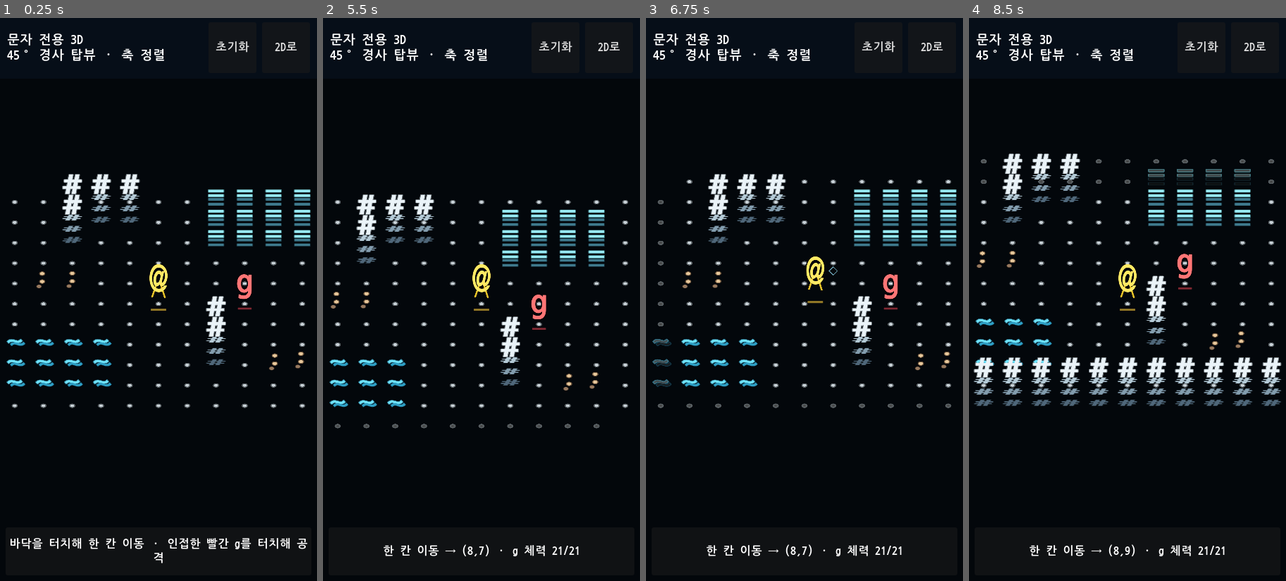
Above: before the commit, frames 1-4 (left to right).
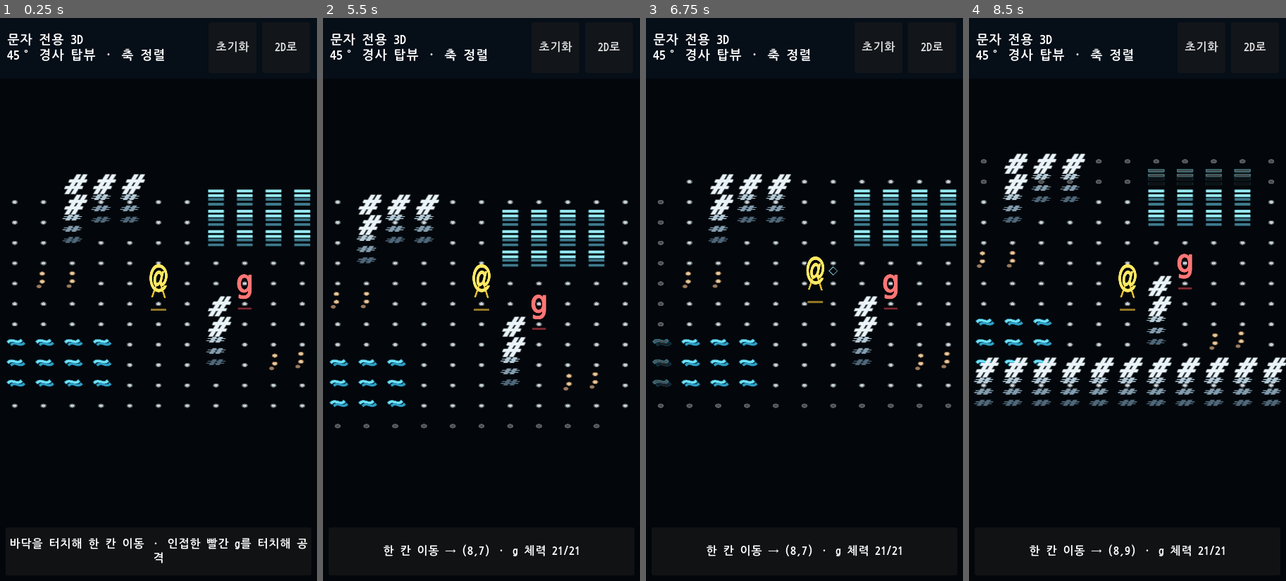
Above: after the commit, the same moments.

Repository: jinha1226/PROJ_S
Game: Godot game, scene res://playtest/ascii_3d_lab.tscn
Two runs of this game, one before a commit and one after it. Both use one fixed random seed, a clock stepped at 60 frames per second and the inputs below. This scene is started directly instead of the project's main scene.
Inputs (mouse positions are in pixels of both pictures, inside the frame that each line leads up to):
- Up to frame 1 (0.25 s): no input
- Up to frame 2 (5.5 s): click "초기화" at 0.5 s; click "2D로" at 1.25 s; click "초기화" at 2 s; click "2D로" at 2.75 s; click "초기화" at 3.5 s; click "2D로" at 4.25 s; tap Enter at 5 s; move the mouse to (551, 271) at 5.02 s; click (551, 271) at 5.17 s
- Up to frame 3 (6.75 s): tap Space at 5.75 s; drag from (741, 327) to (788, 412) at 5.77 s; tap Enter at 6.5 s; move the mouse to (836, 175) at 6.52 s; click (836, 175) at 6.67 s
- Up to frame 4 (8.5 s): tap Space at 7.25 s; drag from (1111, 412) to (1032, 215) at 7.27 s; tap Enter at 8 s; move the mouse to (1222, 383) at 8.02 s; click (1222, 383) at 8.17 s

The runs differ from the first frame. In frame 1, 0.8% of the frame differs, in the area x 19-74%, y 27-57%; in frame 2, 0.8%; in frame 3, 0.8%; in frame 4, 2.2%, in the area x 1-100%, y 24-64%.

Commit message:
Shear ASCII wall tops for depth

Diff:
--- a/playtest/ascii_3d_lab.gd
+++ b/playtest/ascii_3d_lab.gd
@@ -18,6 +18,7 @@
 const TERRAIN_WORLD_WIDTH:=0.76
 const WALL_WORLD_WIDTH:=0.90
 const ACTOR_WORLD_WIDTH:=0.92
+const WALL_TOP_SLANT:=0.30
 
 var viewport_container:SubViewportContainer
 var input_catcher:Control
@@ -28,6 +29,7 @@
 var tile_nodes:Dictionary={}
 var tile_glyphs:Dictionary={}
 var tile_glyph_layers:Dictionary={}
+var wall_top_font:FontVariation
 var hero_root:Node3D
 var enemy_root:Node3D
 var enemy_glyph:Label3D
@@ -130,8 +132,10 @@
 	var top_width:=FLOOR_WORLD_WIDTH if terrain=="floor" else (WALL_WORLD_WIDTH if terrain=="wall" else TERRAIN_WORLD_WIDTH)
 	var top_font_size:=WALL_FONT_SIZE if terrain=="wall" else TERRAIN_TOP_FONT_SIZE
 	var top_outline:int={"floor":24,"metal":10,"water":12,"rubble":16,"wall":10}[terrain]
+	var top_font:Font=_get_wall_top_font() if terrain=="wall" else FONT
 	layers.append(_terrain_label("TopGlyph_%02d_%02d"%[cell.x,cell.y],_terrain_glyph(terrain),
-		base+Vector3(0,top_height,0),top_font_size,top_width,top_outline,top_color,true,false,0.0))
+		base+Vector3(0,top_height,0),top_font_size,top_width,top_outline,top_color,
+		true,false,0.0,top_font))
 	if terrain=="water":
 		layers.append(_terrain_label("RippleGlyph_%02d_%02d"%[cell.x,cell.y],"~",
 			base+Vector3(0.10,-0.13,0.10),96,0.68,7,Color("#287da2"),true,false,0.12))
@@ -160,15 +164,24 @@
 
 func _terrain_label(node_name:String,text:String,position:Vector3,font_size:int,
 		world_width:float,outline_size:int,color:Color,flat:bool,no_depth:bool,
-		memory_bias:float)->Label3D:
-	var glyph:=Label3D.new();glyph.name=node_name;glyph.text=text;glyph.font=FONT
+		memory_bias:float,font_override:Font=null)->Label3D:
+	var render_font:Font=font_override if font_override!=null else FONT
+	var glyph:=Label3D.new();glyph.name=node_name;glyph.text=text;glyph.font=render_font
 	glyph.font_size=font_size;glyph.outline_size=outline_size;glyph.position=position
-	glyph.pixel_size=_pixel_size_for_width(text,font_size,outline_size,world_width)
+	glyph.pixel_size=_pixel_size_for_width(render_font,text,font_size,outline_size,world_width)
 	glyph.rotation_degrees.x=-90.0 if flat else 0.0
 	glyph.no_depth_test=no_depth;glyph.modulate=color;glyph.outline_modulate=color.darkened(0.58)
 	glyph.set_meta("base_color",color);glyph.set_meta("memory_bias",memory_bias)
 	glyph.set_meta("target_world_width",world_width)
 	terrain_root.add_child(glyph);return glyph
+
+func _get_wall_top_font()->FontVariation:
+	if wall_top_font==null:
+		wall_top_font=FontVariation.new();wall_top_font.base_font=FONT
+		# Transform2D axes encode the requested (1, slant, 0, 1, 0, 0) shear.
+		wall_top_font.variation_transform=Transform2D(
+			Vector2(1.0,WALL_TOP_SLANT),Vector2(0.0,1.0),Vector2.ZERO)
+	return wall_top_font
 
 func _build_actors()->void:
 	hero_root=Node3D.new();hero_root.name="GoldProtagonist";world_root.add_child(hero_root)
@@ -194,14 +207,14 @@
 	var glyph:=Label3D.new();glyph.name=node_name;glyph.text=text;glyph.font=FONT
 	glyph.font_size=font_size;glyph.outline_size=outline_size;glyph.modulate=color;glyph.position=position
 	glyph.outline_modulate=Color("#07090c")
-	glyph.pixel_size=_pixel_size_for_width(text,font_size,outline_size,world_width)
+	glyph.pixel_size=_pixel_size_for_width(FONT,text,font_size,outline_size,world_width)
 	glyph.set_meta("target_world_width",world_width)
 	glyph.no_depth_test=true
 	if billboard:glyph.billboard=BaseMaterial3D.BILLBOARD_ENABLED
 	return glyph
 
-func _pixel_size_for_width(text:String,font_size:int,outline_size:int,world_width:float)->float:
-	var metric_width:=FONT.get_string_size(text,HORIZONTAL_ALIGNMENT_LEFT,-1,font_size).x+float(outline_size*2)
+func _pixel_size_for_width(font:Font,text:String,font_size:int,outline_size:int,world_width:float)->float:
+	var metric_width:=font.get_string_size(text,HORIZONTAL_ALIGNMENT_LEFT,-1,font_size).x+float(outline_size*2)
 	return world_width/maxf(1.0,metric_width)
 
 func glyph_world_width(glyph:Label3D)->float:
--- a/tests/test_ascii_3d_lab.gd
+++ b/tests/test_ascii_3d_lab.gd
@@ -59,24 +59,32 @@
 			"text positions alone raise metal and recess water relative to floor")
 		var floor_width:=lab.glyph_world_width(floor_glyph)
 		var legacy_width:float=(lab.FONT.get_string_size(".",HORIZONTAL_ALIGNMENT_LEFT,-1,44).x+8.0)*0.005
-		check(floor_glyph.font_size==lab.TERRAIN_TOP_FONT_SIZE and floor_glyph.pixel_size>0.005 \
+		check(floor_glyph.font==lab.FONT and not floor_glyph.font is FontVariation \
+			and floor_glyph.font_size==lab.TERRAIN_TOP_FONT_SIZE and floor_glyph.pixel_size>0.005 \
 			and floor_width>=0.65 and floor_width<=0.80 and floor_width>=legacy_width*2.0,
-			"floor font metrics produce a 65-80% cell footprint at least twice the legacy size")
+			"upright floor metrics produce a 65-80% cell footprint at least twice the legacy size")
 		for sample_cell in [Vector2i(10,4),Vector2i(2,10),Vector2i(3,7)]:
 			var sample:Label3D=lab.tile_glyphs[sample_cell]
 			check(sample.font_size==lab.TERRAIN_TOP_FONT_SIZE \
 				and is_equal_approx(lab.glyph_world_width(sample),lab.TERRAIN_WORLD_WIDTH),
 				"%s top glyph fills its explicit terrain world width"%sample_cell)
 		var wall_layers:Array=lab.tile_glyph_layers[Vector2i(5,4)]
+		var wall_top_glyph:=wall_layers[0] as Label3D
+		var wall_top_variation:=wall_top_glyph.font as FontVariation
+		check(wall_top_variation!=null and wall_top_variation.base_font==lab.FONT \
+			and is_equal_approx(wall_top_variation.variation_transform.x.y,lab.WALL_TOP_SLANT) \
+			and is_equal_approx(lab.glyph_world_width(wall_top_glyph),lab.WALL_WORLD_WIDTH),
+			"wall top alone uses the 0.30 faux-italic FontVariation without changing its world width")
 		var wall_bottom:float=INF;var wall_top:float=-INF
 		for layer_index in range(1,wall_layers.size()):
 			var wall_layer:=wall_layers[layer_index] as Label3D
 			var half_height:=lab.glyph_world_height(wall_layer)*0.5
 			wall_bottom=minf(wall_bottom,wall_layer.position.y-half_height)
 			wall_top=maxf(wall_top,wall_layer.position.y+half_height)
-			check(wall_layer.font_size==lab.WALL_FONT_SIZE \
+			check(wall_layer.font_size==lab.WALL_FONT_SIZE and wall_layer.font==lab.FONT \
+				and not wall_layer.font is FontVariation \
 				and lab.glyph_world_width(wall_layer)>=0.85,
-				"each exposed wall front row is nearly one cell wide")
+				"each exposed wall front row stays upright on the base font and nearly one cell wide")
 		check(wall_top-wall_bottom>=1.3 and wall_top-wall_bottom<=1.7 \
 			and (wall_layers[0] as Label3D).position.y>=1.5,
 			"large front rows form a 1.3-1.7 world-unit wall below a raised top")
